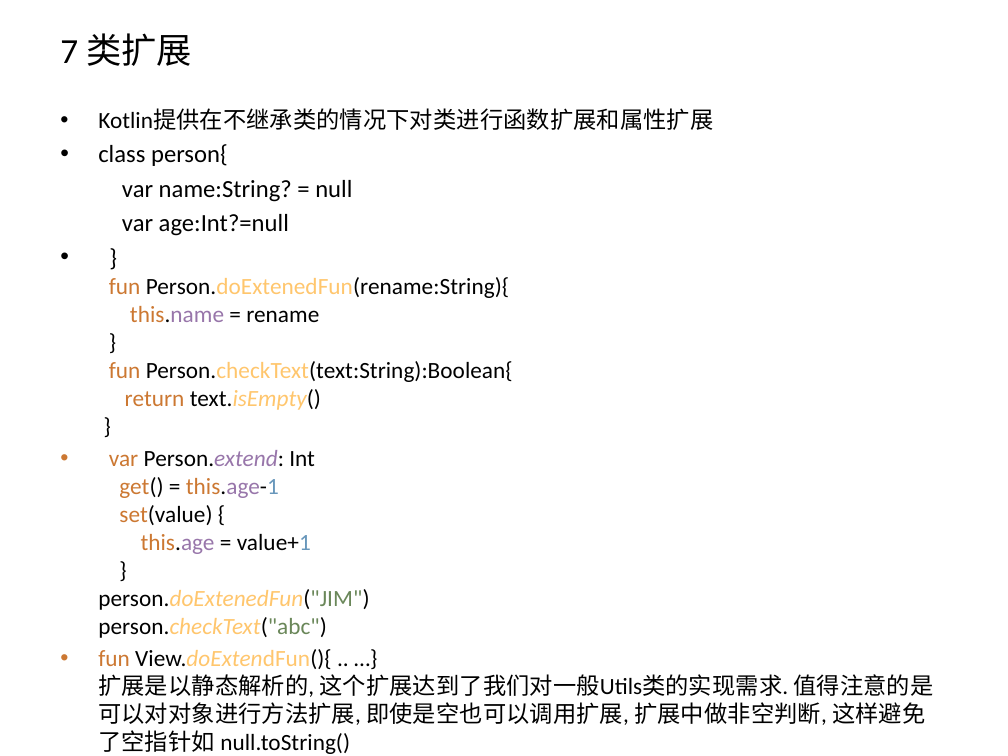
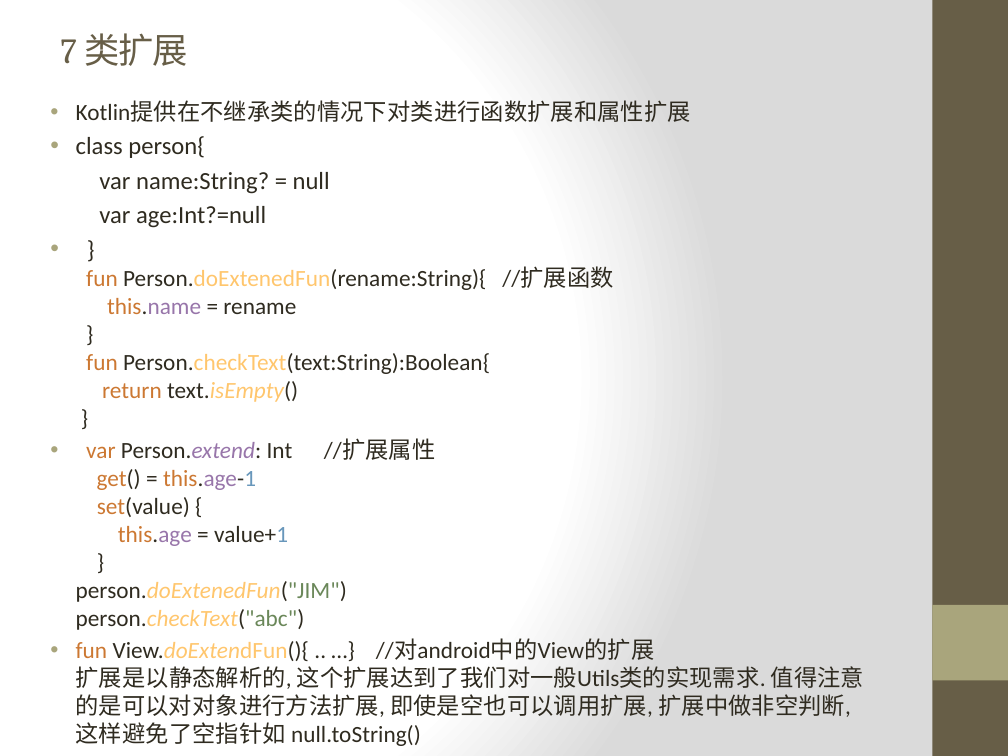
Before and after one commit to zxf2871/KotlinStudy, a slide deck: slide 20 of Kotlin初探.pptx. Drawn at 1008x756 pixels with LibreOffice and Linux fonts; fonts in the diff are those of the drawing. Boxes give left, top, right and bottom in pixels: in the first picture for what was removed or moved away, otherwise in the second. Text is boxed around its words. In the diff, an @@ line names an element or a change of style, - is before the commit and + after.

```diff
--- a/Kotlin初探.pptx
+++ b/Kotlin初探.pptx
@@ background #FFFFFF to gradient #FFFFFF to #DADADA @@
@@ rectangle added at [932, 0, 1008, 756], fill #675E47 @@
@@ title "7 类扩展" at [60, 33, 188, 66]: font Calibri to Cambria, text colour #000000 to #675E47, letter spacing 0 to -1 pt @@
@@ text "Kotlin提供在不继承类的情况下对类进行函数扩展和属性扩展": place and size @@
-text "Kotlin提供在不继承类的情况下对类进行函数扩展和属性扩展" at [98, 108, 934, 725]
+text "Kotlin提供在不继承类的情况下对类进行函数扩展和属性扩展" at [76, 100, 864, 717]
@@ text at [76, 100, 691, 228]: text colour #000000 to #2F2B20 in "Kotlin提供在不继承类的情况下对类进行函数扩展和属性扩展", "class person{", "var name:String? = null", "var age:Int?=null"; indent changed @@
@@ text at [76, 266, 864, 717]: text changed; text colour #000000 to #2F2B20 @@
-• }
-  fun Person.doExtenedFun(rename:String){
-  this.name = rename
-  }
-  fun Person.checkText(text:String):Boolean{
-  return text.isEmpty()
-  }
-• var Person.extend: Int
-  get() = this.age-1
-  set(value) {
-  this.age = value+1
-  }
-  person.doExtenedFun("JIM")
-  person.checkText("abc")
-• fun View.doExtendFun(){ .. …}
-  扩展是以静态解析的, 这个扩展达到了我们对一般Utils类的实现需求. 值得注意的是可以对对象进行方法扩展, 即使是空也可以调用扩展, 扩展中做非空判断, 这样避免了空指针如 null.toString()
+• }
+  fun Person.doExtenedFun(rename:String){ //扩展函数
+  this.name = rename
+  }
+  fun Person.checkText(text:String):Boolean{
+  return text.isEmpty()
+  }
+• var Person.extend: Int //扩展属性
+  get() = this.age-1
+  set(value) {
+  this.age = value+1
+  }
+  person.doExtenedFun("JIM")
+  person.checkText("abc")
+• fun View.doExtendFun(){ .. …} //对android中的View的扩展
+  扩展是以静态解析的, 这个扩展达到了我们对一般Utils类的实现需求. 值得注意的是可以对对象进行方法扩展, 即使是空也可以调用扩展, 扩展中做非空判断, 这样避免了空指针如 null.toString()
@@ rectangle added at [932, 605, 1008, 680], fill #A9A57C @@
```
Also in this commit, not shown: 34 other slides changed, 1 slide removed, 1 other file.
